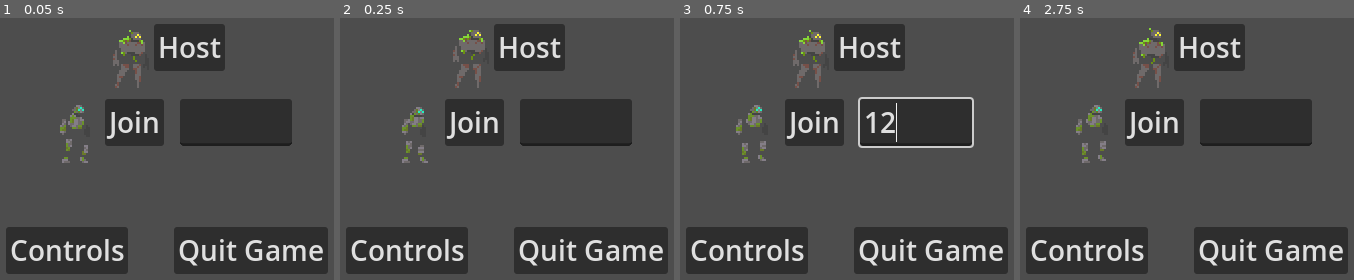
Above: before the commit, frames 1-4 (left to right).
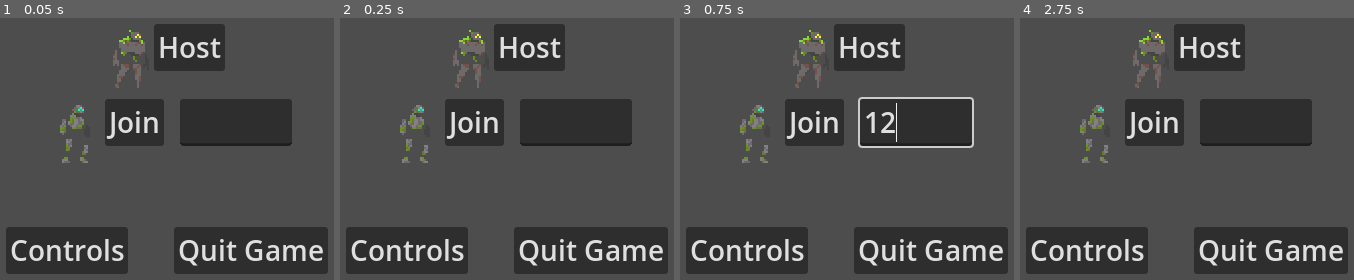
Above: after the commit, the same moments.

Repository: Luduturgist/Tech-2-Platformer
Game: Godot game, scene res://UI/Root Menus/Main Menu/Main Menu.tscn
Same seed, same stepped clock (60 frames per second), same inputs: the game is played once before the commit and once after it.
Inputs (mouse positions are in pixels of both pictures, inside the frame that each line leads up to):
- Up to frame 1 (0.05 s): no input
- Up to frame 2 (0.25 s): no input
- Up to frame 3 (0.75 s): click (917, 122) at 0.52 s; type "12" at 0.6 s
- Up to frame 4 (2.75 s): click "Host" at 1.25 s; click "Disconnect" at 2 s

Frame 1 is identical in both runs. In frame 2, 0.9% of the frame differs, in the area x 17-44%, y 4-53%; in frame 3, 0.7%; in frame 4, 1.1%, in the area x 16-44%, y 3-56%.

Commit message:
Player animation

Diff:
--- a/Godot/Petrichor/Debug/Debug Enemy/debug_enemy.tscn
+++ b/Godot/Petrichor/Debug/Debug Enemy/debug_enemy.tscn
@@ -18,6 +18,7 @@
 collider = NodePath("CollisionShape2D")
 detection_range = NodePath("PlayerDetectionArea")
 pivot = NodePath("Pivot")
+attack_range = 30.0
 metadata/Mortal = true
 
 [node name="PlayerDetectionArea" parent="." unique_id=549130071 instance=ExtResource("2_tliqh")]
--- a/Godot/Petrichor/Game Logic/Input/PlayerInput.gd
+++ b/Godot/Petrichor/Game Logic/Input/PlayerInput.gd
@@ -80,6 +80,8 @@
 func process_input(input: Input_Names):
 	var x = Input.get_axis(input.move_left, input.move_right)
 	var y = Input.get_axis(input.move_down, input.move_up)
+	x = sign(x)
+	y = sign(y)
 	movement_raw = Vector2(x, y)
 
 	if not moving or pause_time > 0:
--- a/Godot/Petrichor/Player/Player_Base.tscn
+++ b/Godot/Petrichor/Player/Player_Base.tscn
@@ -15,12 +15,12 @@
 
 [sub_resource type="Resource" id="Resource_5fl5a"]
 script = ExtResource("2_awm26")
-fade_path = NodePath("Pivot/Cheer")
+fade_path = NodePath("Pivot/VFX/Cheer")
 metadata/_custom_type_script = "uid://dtfkkb4fwm6ye"
 
 [sub_resource type="Resource" id="Resource_ak3bm"]
 script = ExtResource("2_btxq5")
-event_path = NodePath("Pivot/Pain")
+event_path = NodePath("Pivot/VFX/Pain")
 metadata/_custom_type_script = "uid://dcx174ajy1vu8"
 
 [sub_resource type="Resource" id="Resource_gkydo"]
@@ -58,7 +58,7 @@
 
 [sub_resource type="CircleShape2D" id="CircleShape2D_fpjr1"]
 
-[node name="Player_Base" type="CharacterBody2D" unique_id=1254970227 node_paths=PackedStringArray("pivot", "collider", "network_sync", "cam_offset", "impact_caster", "push_cast")]
+[node name="Player_Base" type="CharacterBody2D" unique_id=1254970227 node_paths=PackedStringArray("pivot", "collider", "network_sync", "cam_offset", "impact_caster", "push_cast", "animator")]
 light_mask = 2
 visibility_layer = 2
 collision_layer = 2
@@ -75,6 +75,7 @@
 cam_offset = NodePath("Pivot/Offset")
 impact_caster = NodePath("Smash Cast")
 push_cast = NodePath("Push Cast")
+animator = NodePath("Pivot/Animated Sprite")
 
 [node name="MultiplayerSynchronizer" type="MultiplayerSynchronizer" parent="." unique_id=1420099787]
 replication_config = SubResource("SceneReplicationConfig_yifjq")
@@ -84,17 +85,14 @@
 
 [node name="Pivot" type="Node2D" parent="." unique_id=615041083]
 
-[node name="AnimatedSprite2D" type="AnimatedSprite2D" parent="Pivot" unique_id=1245137744]
-visible = false
-light_mask = 2
-autoplay = "default"
-
-[node name="Static Sprite" type="Sprite2D" parent="Pivot" unique_id=905952174]
-visible = false
-light_mask = 2
-texture = ExtResource("5_j7rw5")
-
-[node name="Cheer" type="PointLight2D" parent="Pivot" unique_id=1359862573 node_paths=PackedStringArray("player")]
+[node name="Animated Sprite" type="AnimatedSprite2D" parent="Pivot" unique_id=1434542993]
+light_mask = 2
+animation = &""
+frame_progress = 0.6040647
+
+[node name="VFX" type="Node2D" parent="Pivot" unique_id=1333519426]
+
+[node name="Cheer" type="PointLight2D" parent="Pivot/VFX" unique_id=1359862573 node_paths=PackedStringArray("player")]
 visible = false
 light_mask = 3
 position = Vector2(0, -6)
@@ -105,9 +103,9 @@
 texture_scale = 2.0
 script = ExtResource("8_awm26")
 fade_time = 1.5
-player = NodePath("../..")
-
-[node name="Pain" type="ColorRect" parent="Pivot" unique_id=1026537008]
+player = NodePath("../../..")
+
+[node name="Pain" type="ColorRect" parent="Pivot/VFX" unique_id=1026537008]
 visible = false
 light_mask = 2
 z_index = 1
@@ -127,7 +125,7 @@
 color = Color(0.65, 0.23746665, 0.20799999, 0.60784316)
 script = ExtResource("7_boe6u")
 
-[node name="Dust" type="ColorRect" parent="Pivot" unique_id=535895140]
+[node name="Dust" type="ColorRect" parent="Pivot/VFX" unique_id=535895140]
 visible = false
 light_mask = 2
 z_index = 1
@@ -148,20 +146,20 @@
 script = ExtResource("7_boe6u")
 flash_time = 0.2
 
-[node name="Brace" type="Area2D" parent="Pivot" unique_id=1493632730]
+[node name="Brace" type="Area2D" parent="Pivot/VFX" unique_id=1493632730]
 visible = false
 z_index = 2
 position = Vector2(10, -8)
 script = ExtResource("8_tjj38")
 metadata/_edit_group_ = true
 
-[node name="CollisionShape2D" type="CollisionShape2D" parent="Pivot/Brace" unique_id=331385000]
+[node name="CollisionShape2D" type="CollisionShape2D" parent="Pivot/VFX/Brace" unique_id=331385000]
 position = Vector2(0, -1.5)
 shape = SubResource("RectangleShape2D_awm26")
 disabled = true
 debug_color = Color(0, 0.5950001, 0.7, 0)
 
-[node name="Debug" type="ColorRect" parent="Pivot/Brace" unique_id=1037213798]
+[node name="Debug" type="ColorRect" parent="Pivot/VFX/Brace" unique_id=1037213798]
 anchors_preset = 8
 anchor_left = 0.5
 anchor_top = 0.5
@@ -175,8 +173,13 @@
 grow_vertical = 2
 color = Color(0.40313193, 1.1573894, 1.3459541, 0.52156866)
 
-[node name="Sprite2D" type="Sprite2D" parent="Pivot/Brace" unique_id=1834553025]
-visible = false
+[node name="Sprite2D" type="Sprite2D" parent="Pivot/VFX/Brace" unique_id=1834553025]
+visible = false
+
+[node name="Static Sprite" type="Sprite2D" parent="Pivot" unique_id=905952174]
+visible = false
+light_mask = 2
+texture = ExtResource("5_j7rw5")
 
 [node name="Offset" type="Node2D" parent="Pivot" unique_id=356293176]
 position = Vector2(13, 0)
--- a/Godot/Petrichor/Player/Player_River.tscn
+++ b/Godot/Petrichor/Player/Player_River.tscn
@@ -5,8 +5,8 @@
 [ext_resource type="Script" uid="uid://dtfkkb4fwm6ye" path="res://Player/Actions/flash_interact_action.gd" id="2_wfmxh"]
 [ext_resource type="Script" uid="uid://tv13wd5op1f0" path="res://Player/Actions/swing_action.gd" id="3_wfmxh"]
 [ext_resource type="Script" uid="uid://dmdwl5u0qrn3a" path="res://Player/Actions/brace_action.gd" id="4_8voip"]
-[ext_resource type="SpriteFrames" uid="uid://be2otx3acpdl8" path="res://Player/River/Animations/Idle/river_idle.tres" id="5_agh35"]
 [ext_resource type="Script" uid="uid://ccxfnquj6nwlc" path="res://Player/Actions/impact_action.gd" id="6_8voip"]
+[ext_resource type="SpriteFrames" uid="uid://be2otx3acpdl8" path="res://Player/River/Animations/river_sprite_frames.tres" id="7_8voip"]
 
 [sub_resource type="Resource" id="Resource_otcxl"]
 script = ExtResource("2_wfmxh")
@@ -34,23 +34,22 @@
 size = Vector2(13, 30)
 
 [node name="Player_River" unique_id=1254970227 instance=ExtResource("1_3funa")]
+move_speed = 125.0
 friendly = SubResource("Resource_otcxl")
 pain_feedback = SubResource("Resource_hq4ce")
 move_ability = SubResource("Resource_1w6pk")
 brace = SubResource("Resource_tua64")
 impact_action = SubResource("Resource_8voip")
 
-[node name="AnimatedSprite2D" parent="Pivot" parent_id_path=PackedInt32Array(615041083) index="0" unique_id=1245137744]
-visible = true
-sprite_frames = ExtResource("5_agh35")
-frame_progress = 0.75295794
+[node name="Animated Sprite" parent="Pivot" parent_id_path=PackedInt32Array(615041083) index="0" unique_id=1434542993]
+sprite_frames = ExtResource("7_8voip")
+animation = &"Jump"
+autoplay = "Idle"
+frame_progress = 0.0
 
-[node name="Brace" parent="Pivot" parent_id_path=PackedInt32Array(615041083) index="5" unique_id=1493632730]
+[node name="Brace" parent="Pivot/VFX" parent_id_path=PackedInt32Array(1333519426) index="3" unique_id=1493632730]
 position = Vector2(6, -2)
 
 [node name="Collider" parent="." index="2" unique_id=1016117325]
 position = Vector2(-0.5, 1)
 shape = SubResource("RectangleShape2D_1d0tu")
-
-[node name="Smash Cast" parent="." index="4" unique_id=328209519]
-collision_mask = 4
--- a/Godot/Petrichor/Player/Player_Soil.tscn
+++ b/Godot/Petrichor/Player/Player_Soil.tscn
@@ -2,7 +2,7 @@
 
 [ext_resource type="PackedScene" uid="uid://c5sn821thiii1" path="res://Player/Player_Base.tscn" id="1_m25y2"]
 [ext_resource type="Script" uid="uid://dcx174ajy1vu8" path="res://Player/Actions/event_action.gd" id="2_fy1wm"]
-[ext_resource type="SpriteFrames" uid="uid://biefndx62v67a" path="res://Player/Soil/Animations/Idle/soil_idle.tres" id="2_oq2wa"]
+[ext_resource type="SpriteFrames" uid="uid://biefndx62v67a" path="res://Player/Soil/Animations/soil_spriteframes.tres" id="2_oq2wa"]
 [ext_resource type="Script" uid="uid://tv13wd5op1f0" path="res://Player/Actions/swing_action.gd" id="3_6xinh"]
 [ext_resource type="Script" uid="uid://dtfkkb4fwm6ye" path="res://Player/Actions/flash_interact_action.gd" id="3_nqwmv"]
 [ext_resource type="Script" uid="uid://dmdwl5u0qrn3a" path="res://Player/Actions/brace_action.gd" id="4_nqwmv"]
@@ -40,17 +40,17 @@
 brace = SubResource("Resource_ijxfx")
 impact_action = SubResource("Resource_qf2ha")
 
-[node name="AnimatedSprite2D" parent="Pivot" parent_id_path=PackedInt32Array(615041083) index="0" unique_id=1245137744]
-visible = true
+[node name="Animated Sprite" parent="Pivot" parent_id_path=PackedInt32Array(615041083) index="0" unique_id=1434542993]
 sprite_frames = ExtResource("2_oq2wa")
-frame = 1
-frame_progress = 0.71503925
+animation = &"Jump"
+autoplay = "Idle"
+frame_progress = 0.0
 
-[node name="Cheer" parent="Pivot" parent_id_path=PackedInt32Array(615041083) index="2" unique_id=1359862573]
+[node name="Cheer" parent="Pivot/VFX" parent_id_path=PackedInt32Array(1333519426) index="0" unique_id=1359862573]
 color = Color(1, 1, 0, 1)
 fade_time = 1.0
 
-[node name="Brace" parent="Pivot" parent_id_path=PackedInt32Array(615041083) index="5" unique_id=1493632730]
+[node name="Brace" parent="Pivot/VFX" parent_id_path=PackedInt32Array(1333519426) index="3" unique_id=1493632730]
 position = Vector2(9, -3)
 
 [node name="Collider" parent="." index="2" unique_id=1016117325]
--- a/Godot/Petrichor/Player/River/Animations/Idle/river_idle.tres
+++ /dev/null
@@ -1,39 +0,0 @@
-[gd_resource type="SpriteFrames" format=3 uid="uid://be2otx3acpdl8"]
-
-[ext_resource type="Texture2D" uid="uid://cmde3ukfoo2mq" path="res://Player/River/Animations/Idle/River Idle.png" id="1_eq12q"]
-
-[sub_resource type="AtlasTexture" id="AtlasTexture_i8645"]
-atlas = ExtResource("1_eq12q")
-region = Rect2(0, 0, 32, 32)
-
-[sub_resource type="AtlasTexture" id="AtlasTexture_8a5tp"]
-atlas = ExtResource("1_eq12q")
-region = Rect2(32, 0, 32, 32)
-
-[sub_resource type="AtlasTexture" id="AtlasTexture_3h254"]
-atlas = ExtResource("1_eq12q")
-region = Rect2(64, 0, 32, 32)
-
-[sub_resource type="AtlasTexture" id="AtlasTexture_lmcbs"]
-atlas = ExtResource("1_eq12q")
-region = Rect2(96, 0, 32, 32)
-
-[resource]
-animations = [{
-"frames": [{
-"duration": 1.0,
-"texture": SubResource("AtlasTexture_i8645")
-}, {
-"duration": 1.0,
-"texture": SubResource("AtlasTexture_8a5tp")
-}, {
-"duration": 1.0,
-"texture": SubResource("AtlasTexture_3h254")
-}, {
-"duration": 1.0,
-"texture": SubResource("AtlasTexture_lmcbs")
-}],
-"loop": 1,
-"name": &"default",
-"speed": 3.5
-}]
--- /dev/null
+++ b/Godot/Petrichor/Player/River/Animations/river_sprite_frames.tres
@@ -0,0 +1,104 @@
+[gd_resource type="SpriteFrames" format=3 uid="uid://be2otx3acpdl8"]
+
+[ext_resource type="Texture2D" uid="uid://cmde3ukfoo2mq" path="res://Player/River/Animations/Idle/River Idle.png" id="1_15ns8"]
+[ext_resource type="Texture2D" uid="uid://cv7off20ybhy0" path="res://Player/River/Animations/Run/River Run.png" id="2_06mdt"]
+
+[sub_resource type="AtlasTexture" id="AtlasTexture_i8645"]
+atlas = ExtResource("1_15ns8")
+region = Rect2(0, 0, 32, 32)
+
+[sub_resource type="AtlasTexture" id="AtlasTexture_8a5tp"]
+atlas = ExtResource("1_15ns8")
+region = Rect2(32, 0, 32, 32)
+
+[sub_resource type="AtlasTexture" id="AtlasTexture_3h254"]
+atlas = ExtResource("1_15ns8")
+region = Rect2(64, 0, 32, 32)
+
+[sub_resource type="AtlasTexture" id="AtlasTexture_lmcbs"]
+atlas = ExtResource("1_15ns8")
+region = Rect2(96, 0, 32, 32)
+
+[sub_resource type="AtlasTexture" id="AtlasTexture_yubfk"]
+atlas = ExtResource("2_06mdt")
+region = Rect2(0, 0, 32, 32)
+
+[sub_resource type="AtlasTexture" id="AtlasTexture_wakkj"]
+atlas = ExtResource("2_06mdt")
+region = Rect2(32, 0, 32, 32)
+
+[sub_resource type="AtlasTexture" id="AtlasTexture_l2r4d"]
+atlas = ExtResource("2_06mdt")
+region = Rect2(64, 0, 32, 32)
+
+[sub_resource type="AtlasTexture" id="AtlasTexture_7okj6"]
+atlas = ExtResource("2_06mdt")
+region = Rect2(96, 0, 32, 32)
+
+[sub_resource type="AtlasTexture" id="AtlasTexture_f3kev"]
+atlas = ExtResource("2_06mdt")
+region = Rect2(128, 0, 32, 32)
+
+[sub_resource type="AtlasTexture" id="AtlasTexture_uo6nn"]
+atlas = ExtResource("2_06mdt")
+region = Rect2(160, 0, 32, 32)
+
+[resource]
+animations = [{
+"frames": [{
+"duration": 1.0,
+"texture": SubResource("AtlasTexture_i8645")
+}, {
+"duration": 1.0,
+"texture": SubResource("AtlasTexture_8a5tp")
+}, {
+"duration": 1.0,
+"texture": SubResource("AtlasTexture_3h254")
+}, {
+"duration": 1.0,
+"texture": SubResource("AtlasTexture_lmcbs")
+}],
+"loop": 1,
+"name": &"Idle",
+"speed": 3.5
+}, {
+"frames": [{
+"duration": 1.0,
+"texture": SubResource("AtlasTexture_i8645")
+}, {
+"duration": 1.0,
+"texture": SubResource("AtlasTexture_8a5tp")
+}, {
+"duration": 1.0,
+"texture": SubResource("AtlasTexture_3h254")
+}, {
+"duration": 1.0,
+"texture": SubResource("AtlasTexture_lmcbs")
+}],
+"loop": 1,
+"name": &"Jump",
+"speed": 3.5
+}, {
+"frames": [{
+"duration": 0.5,
+"texture": SubResource("AtlasTexture_yubfk")
+}, {
+"duration": 0.5,
+"texture": SubResource("AtlasTexture_wakkj")
+}, {
+"duration": 0.5,
+"texture": SubResource("AtlasTexture_l2r4d")
+}, {
+"duration": 0.5,
+"texture": SubResource("AtlasTexture_7okj6")
+}, {
+"duration": 0.5,
+"texture": SubResource("AtlasTexture_f3kev")
+}, {
+"duration": 0.5,
+"texture": SubResource("AtlasTexture_uo6nn")
+}],
+"loop": 1,
+"name": &"Run",
+"speed": 5.0
+}]
--- a/Godot/Petrichor/Player/Soil/Animations/Idle/soil_idle.tres
+++ /dev/null
@@ -1,39 +0,0 @@
-[gd_resource type="SpriteFrames" format=3 uid="uid://biefndx62v67a"]
-
-[ext_resource type="Texture2D" uid="uid://cp8uueu7yc7y8" path="res://Player/Soil/Animations/Idle/Soil Idle.png" id="1_81ly5"]
-
-[sub_resource type="AtlasTexture" id="AtlasTexture_o8pd5"]
-atlas = ExtResource("1_81ly5")
-region = Rect2(0, 0, 32, 32)
-
-[sub_resource type="AtlasTexture" id="AtlasTexture_fbhko"]
-atlas = ExtResource("1_81ly5")
-region = Rect2(32, 0, 32, 32)
-
-[sub_resource type="AtlasTexture" id="AtlasTexture_xo5ux"]
-atlas = ExtResource("1_81ly5")
-region = Rect2(64, 0, 32, 32)
-
-[sub_resource type="AtlasTexture" id="AtlasTexture_e7rbv"]
-atlas = ExtResource("1_81ly5")
-region = Rect2(96, 0, 32, 32)
-
-[resource]
-animations = [{
-"frames": [{
-"duration": 1.0,
-"texture": SubResource("AtlasTexture_o8pd5")
-}, {
-"duration": 1.0,
-"texture": SubResource("AtlasTexture_fbhko")
-}, {
-"duration": 1.0,
-"texture": SubResource("AtlasTexture_xo5ux")
-}, {
-"duration": 1.0,
-"texture": SubResource("AtlasTexture_e7rbv")
-}],
-"loop": 1,
-"name": &"default",
-"speed": 5.0
-}]
--- /dev/null
+++ b/Godot/Petrichor/Player/Soil/Animations/soil_spriteframes.tres
@@ -0,0 +1,73 @@
+[gd_resource type="SpriteFrames" format=3 uid="uid://biefndx62v67a"]
+
+[ext_resource type="Texture2D" uid="uid://cp8uueu7yc7y8" path="res://Player/Soil/Animations/Idle/Soil Idle.png" id="1_7jvl5"]
+
+[sub_resource type="AtlasTexture" id="AtlasTexture_o8pd5"]
+atlas = ExtResource("1_7jvl5")
+region = Rect2(0, 0, 32, 32)
+
+[sub_resource type="AtlasTexture" id="AtlasTexture_fbhko"]
+atlas = ExtResource("1_7jvl5")
+region = Rect2(32, 0, 32, 32)
+
+[sub_resource type="AtlasTexture" id="AtlasTexture_xo5ux"]
+atlas = ExtResource("1_7jvl5")
+region = Rect2(64, 0, 32, 32)
+
+[sub_resource type="AtlasTexture" id="AtlasTexture_e7rbv"]
+atlas = ExtResource("1_7jvl5")
+region = Rect2(96, 0, 32, 32)
+
+[resource]
+animations = [{
+"frames": [{
+"duration": 1.0,
+"texture": SubResource("AtlasTexture_o8pd5")
+}, {
+"duration": 1.0,
+"texture": SubResource("AtlasTexture_fbhko")
+}, {
+"duration": 1.0,
+"texture": SubResource("AtlasTexture_xo5ux")
+}, {
+"duration": 1.0,
+"texture": SubResource("AtlasTexture_e7rbv")
+}],
+"loop": 1,
+"name": &"Idle",
+"speed": 5.0
+}, {
+"frames": [{
+"duration": 1.0,
+"texture": SubResource("AtlasTexture_o8pd5")
+}, {
+"duration": 1.0,
+"texture": SubResource("AtlasTexture_fbhko")
+}, {
+"duration": 1.0,
+"texture": SubResource("AtlasTexture_xo5ux")
+}, {
+"duration": 1.0,
+"texture": SubResource("AtlasTexture_e7rbv")
+}],
+"loop": 1,
+"name": &"Jump",
+"speed": 5.0
+}, {
+"frames": [{
+"duration": 1.0,
+"texture": SubResource("AtlasTexture_o8pd5")
+}, {
+"duration": 1.0,
+"texture": SubResource("AtlasTexture_fbhko")
+}, {
+"duration": 1.0,
+"texture": SubResource("AtlasTexture_xo5ux")
+}, {
+"duration": 1.0,
+"texture": SubResource("AtlasTexture_e7rbv")
+}],
+"loop": 1,
+"name": &"Run",
+"speed": 5.0
+}]
--- /dev/null
+++ b/Godot/Petrichor/Player/Soil/Soil Animations.tres
@@ -0,0 +1,3 @@
+[gd_resource type="AnimationLibrary" format=3 uid="uid://rigkbqdpkdcd"]
+
+[resource]
--- a/Godot/Petrichor/Player/Soil/Soil_Old.tscn
+++ b/Godot/Petrichor/Player/Soil/Soil_Old.tscn
@@ -1,7 +1,7 @@
 [gd_scene format=3 uid="uid://b815wdlnbej0k"]
 
 [ext_resource type="Script" uid="uid://kgmx640u8hqm" path="res://Player/Tools/movement.gd" id="1_34jae"]
-[ext_resource type="SpriteFrames" uid="uid://biefndx62v67a" path="res://Player/Soil/Animations/Idle/soil_idle.tres" id="2_f827i"]
+[ext_resource type="SpriteFrames" uid="uid://biefndx62v67a" path="res://Player/Soil/Animations/soil_spriteframes.tres" id="2_f827i"]
 [ext_resource type="Script" uid="uid://dcx174ajy1vu8" path="res://Player/Actions/event_action.gd" id="2_jprxu"]
 [ext_resource type="Texture2D" uid="uid://cwa5o32jhrfpo" path="res://Player/Soil/Soil.png" id="2_n1ja2"]
 [ext_resource type="Texture2D" uid="uid://dbdgqdgklcc2" path="res://World/Basic Light.png" id="3_essyl"]
--- a/Godot/Petrichor/Player/Tools/movement.gd
+++ b/Godot/Petrichor/Player/Tools/movement.gd
@@ -24,6 +24,7 @@
 @export var cam_offset: Node2D
 @export var impact_caster: ShapeCast2D
 @export var push_cast: ShapeCast2D
+@export var animator: AnimatedSprite2D
 
 static var active: PlayerMovement
 var local: bool
@@ -143,12 +144,25 @@
 	var was_grounded = is_on_floor()
 	last_velocity = velocity.length()
 	move_and_slide()
+
+	if not is_on_floor():
+		if was_grounded:
+			change_animation(&"Jump")
+	elif velocity.x == 0 and animator.animation:
+		change_animation(&"Idle")
+	elif PlayerInput.player_movement.x != 0:
+		change_animation(&"Run")
+
 	if not was_grounded and is_on_floor():
 		player_land.emit()
 		impact_action._perform_action()
 		if last_velocity > 375:
-			$Pivot/Dust._trigger_event()
+			$Pivot/VFX/Dust._trigger_event()
 
 func process_camera_offset(_delta: float):
 	pass
 	#cam_offset.position.x = cam_offset_init.x * (0.5 + (PlayerInput.player_movement.x / 2))
+
+func change_animation(name: StringName):
+	if animator.animation != name:
+		animator.animation = name
--- a/Godot/Petrichor/UI/Root Menus/Main Menu/Main Menu.tscn
+++ b/Godot/Petrichor/UI/Root Menus/Main Menu/Main Menu.tscn
@@ -2,9 +2,9 @@
 
 [ext_resource type="Script" uid="uid://14jgc32hj4re" path="res://UI/Root Menus/Main Menu/main_menu.gd" id="1_j1vdm"]
 [ext_resource type="Texture2D" uid="uid://cwa5o32jhrfpo" path="res://Player/Soil/Soil.png" id="2_mcx74"]
-[ext_resource type="SpriteFrames" uid="uid://biefndx62v67a" path="res://Player/Soil/Animations/Idle/soil_idle.tres" id="3_lh1ru"]
+[ext_resource type="SpriteFrames" uid="uid://biefndx62v67a" path="res://Player/Soil/Animations/soil_spriteframes.tres" id="3_lh1ru"]
 [ext_resource type="Texture2D" uid="uid://13tc3ugs71yv" path="res://Player/River/River.png" id="4_lp8yn"]
-[ext_resource type="SpriteFrames" uid="uid://be2otx3acpdl8" path="res://Player/River/Animations/Idle/river_idle.tres" id="5_kq1dw"]
+[ext_resource type="SpriteFrames" uid="uid://be2otx3acpdl8" path="res://Player/River/Animations/river_sprite_frames.tres" id="5_kq1dw"]
 [ext_resource type="Script" uid="uid://bgmya234d1l0b" path="res://UI/Sub Menus/Quit/quit_button.gd" id="6_j1vdm"]
 [ext_resource type="Script" uid="uid://c1lvitj7jrjel" path="res://UI/Sub Menus/submenu_button.gd" id="6_lh1ru"]
 [ext_resource type="PackedScene" uid="uid://cl8rlnkey1ig4" path="res://UI/Sub Menus/Controls/Controls Menu.tscn" id="7_lh1ru"]
@@ -87,6 +87,7 @@
 [node name="Sprite2D" type="AnimatedSprite2D" parent="Network Buttons/VBoxContainer2/VBoxContainer/HBoxContainer2/TextureRect" unique_id=383931260]
 scale = Vector2(2, 2)
 sprite_frames = ExtResource("5_kq1dw")
+animation = &"Idle"
 autoplay = "default"
 frame = 1
 frame_progress = 0.7926322
Binary file added: Godot/Petrichor/Player/River/Animations/Run/River Run.aseprite
Binary file added: Godot/Petrichor/Player/River/Animations/Run/River Run.png
Not shown, added: Godot/Petrichor/Player/River/Animations/Run/River Run.png.import
Binary file added: Godot/Petrichor/Player/River/River.aseprite
